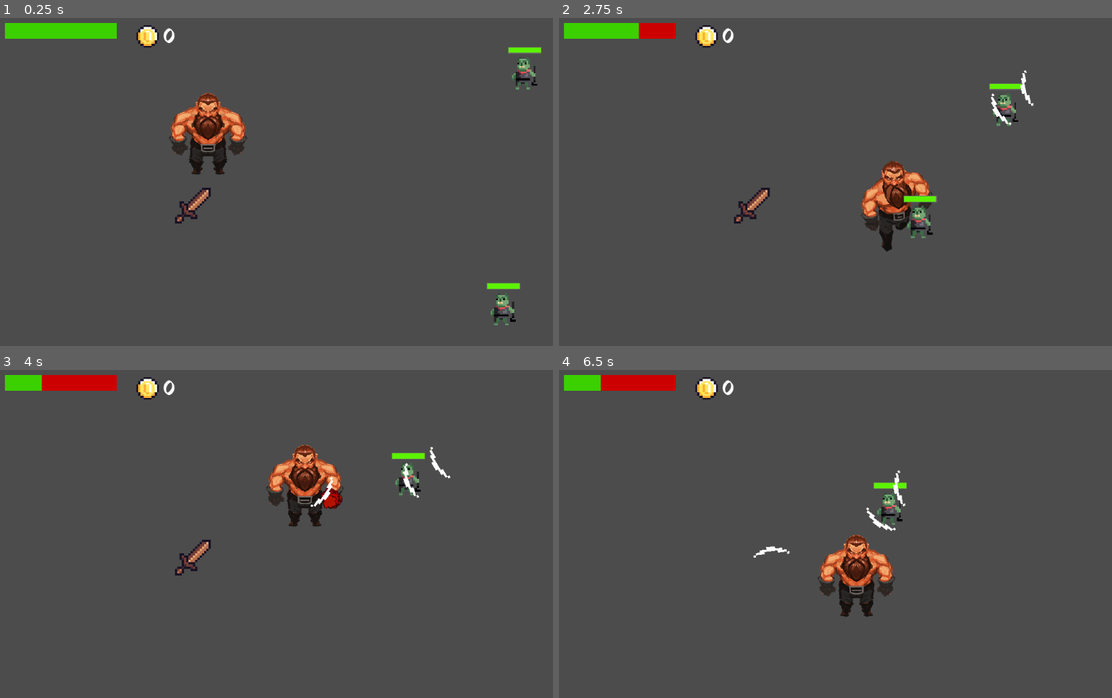
Above: before the commit, frames 1-4 (two rows, left to right).
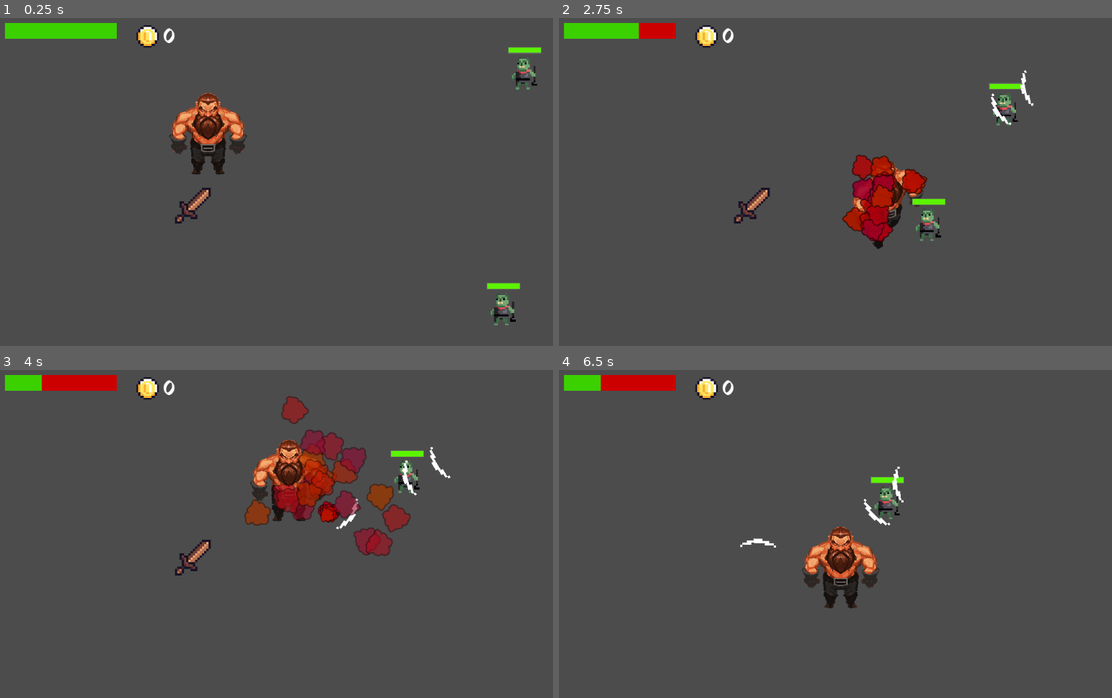
Above: after the commit, the same moments.

Repository: Alexander-Hjelm/journey-through-the-mines
Game: Godot game, scene res://Scenes/MainScene.tscn
Same seed, same stepped clock (60 frames per second), same inputs: the game is played once before the commit and once after it. After the commit the project has no main scene; this scene is started directly in both runs.
Inputs (mouse positions are in pixels of both pictures, inside the frame that each line leads up to):
- Up to frame 1 (0.25 s): no input
- Up to frame 2 (2.75 s): move the mouse to (968, 168) at 0.52 s; hold Right (ui_right) 0.53-1.28 s; hold U 0.53-1.28 s; move the mouse to (730, 201) at 1.27 s; hold Down (ui_down) 1.28-2.03 s; click (730, 201) at 1.35 s; tap U at 1.55 s; move the mouse to (901, 113) at 2.02 s; hold Right (ui_right) from 2.03 s (still down); hold U from 2.03 s (still down)
- Up to frame 3 (4 s): move the mouse to (259, 606) at 2.77 s; release Right (ui_right) at 2.78 s; release U at 2.78 s; hold Up (ui_up) 2.78-3.53 s; tap U at 2.85, 3.8 s; move the mouse to (458, 586) at 3.52 s; press the mouse at (458, 586) at 3.53 s; hold Left (ui_left) from 3.53 s (still down)
- Up to frame 4 (6.5 s): move the mouse to (675, 488) at 4.27 s; release the mouse at (675, 488) at 4.28 s; tap U at 4.35, 6.05 s; move the mouse to (874, 537) at 5.02 s; release Left (ui_left) at 5.03 s; hold Down (ui_down) 5.03-5.78 s; hold U 5.03-5.78 s; move the mouse to (758, 455) at 5.77 s; hold Right (ui_right) from 5.78 s (still down); click (758, 455) at 5.85 s

The runs differ from the first frame. In frame 1, 0.5% of the frame differs, in the area x 30-45%, y 22-47%; in frame 2, 3.1%; in frame 3, 5.9%, in the area x 44-77%, y 7-57%; in frame 4, 3.2%.

Commit message:
PlayerFixedRangeAndDeath/HitFX
PlayerSprite and SFX plus Death and HitFX functionality on actor. Check is_instance_valid() not null. Maybe not great practice but.... :P

Diff:
--- a/Scenes/GUI/HpBar.gd
+++ b/Scenes/GUI/HpBar.gd
@@ -10,5 +10,6 @@
 	_max_hp = _actor.max_hp
 
 func _process(delta):
-	var hp = _actor.hp
-	value = (hp/_max_hp)
+	if is_instance_valid(_actor):
+		var hp = _actor.hp
+		value = (hp/_max_hp)
--- a/Scenes/Monsters/EnemyCharacter.gd
+++ b/Scenes/Monsters/EnemyCharacter.gd
@@ -17,7 +17,7 @@
 
 func _process(delta):
 	# Character movement
-	if activated:
+	if activated and is_instance_valid(Global.player):
 		follow_and_attack_player()
 	else:
 		set_velocity(0,0)
--- a/Scenes/Monsters/EnemyMeleeCharacter.tscn
+++ b/Scenes/Monsters/EnemyMeleeCharacter.tscn
@@ -1,25 +1,26 @@
 [gd_scene load_steps=16 format=2]
 
 [ext_resource path="res://Scenes/Monsters/EnemyCharacter.gd" type="Script" id=1]
-[ext_resource path="res://Scenes/Projectile/SlashProjectile.tscn" type="PackedScene" id=2]
-[ext_resource path="res://Scenes/Monsters/Goblin/Goblin.png" type="Texture" id=3]
-[ext_resource path="res://Scenes/GUI/HpBar.gd" type="Script" id=4]
-[ext_resource path="res://Scenes/Monsters/DeathParticles.tscn" type="PackedScene" id=5]
+[ext_resource path="res://Scenes/Projectile/EnemySlash.tscn" type="PackedScene" id=2]
+[ext_resource path="res://Scenes/Monsters/DeathParticles.tscn" type="PackedScene" id=3]
+[ext_resource path="res://Scenes/Monsters/Goblin/Goblin.png" type="Texture" id=4]
+[ext_resource path="res://Scenes/GUI/HpBar.gd" type="Script" id=5]
 [ext_resource path="res://Scenes/Audio/RandomSFX.tscn" type="PackedScene" id=6]
 [ext_resource path="res://Audio/SFX/Voice/zombie_voice_groan_croak_01.wav" type="AudioStream" id=7]
 [ext_resource path="res://Audio/SFX/Voice/zombie_voice_groan_croak_02.wav" type="AudioStream" id=8]
 [ext_resource path="res://Audio/SFX/Voice/zombie_voice_groan_croak_03.wav" type="AudioStream" id=9]
 
 [sub_resource type="CircleShape2D" id=1]
+radius = 7.78809
 
 [sub_resource type="SpriteFrames" id=2]
 animations = [ {
-"frames": [ ExtResource( 3 ) ],
+"frames": [ ExtResource( 4 ) ],
 "loop": true,
 "name": "idle",
 "speed": 5.0
 }, {
-"frames": [ ExtResource( 3 ) ],
+"frames": [ ExtResource( 4 ) ],
 "loop": true,
 "name": "walk",
 "speed": 5.0
@@ -173,9 +174,11 @@
 
 [node name="EnemyCharacter" type="RigidBody2D"]
 collision_layer = 4
+collision_mask = 7
 mode = 2
 script = ExtResource( 1 )
 projectile = ExtResource( 2 )
+deathFX = ExtResource( 3 )
 tag = "Enemy"
 speed = 30.0
 
@@ -206,14 +209,15 @@
 custom_styles/bg = SubResource( 4 )
 max_value = 1.0
 percent_visible = false
-script = ExtResource( 4 )
+script = ExtResource( 5 )
 _actor_path = "../.."
 
-[node name="DeathParticles" parent="." instance=ExtResource( 5 )]
+[node name="DeathParticles" parent="." instance=ExtResource( 3 )]
+local_coords = false
 
 [node name="anim" type="AnimationPlayer" parent="."]
-anims/death = SubResource( 10 )
-anims/hit = SubResource( 11 )
+anims/death = SubResource( 5 )
+anims/hit = SubResource( 6 )
 
 [node name="MonsterSFX" parent="." instance=ExtResource( 6 )]
 sfx_1 = ExtResource( 7 )
--- a/Scenes/Monsters/EnemyRangedCharacter.tscn
+++ b/Scenes/Monsters/EnemyRangedCharacter.tscn
@@ -2,22 +2,23 @@
 
 [ext_resource path="res://Scenes/Monsters/EnemyCharacter.gd" type="Script" id=1]
 [ext_resource path="res://Scenes/Projectile/ArrowProjectile.tscn" type="PackedScene" id=2]
-[ext_resource path="res://Scenes/Monsters/Goblin/Goblin.png" type="Texture" id=3]
-[ext_resource path="res://Scenes/GUI/HpBar.gd" type="Script" id=4]
-[ext_resource path="res://Scenes/Monsters/EnemyAnim.tscn" type="PackedScene" id=5]
-[ext_resource path="res://Scenes/Audio/RandomSFX.tscn" type="PackedScene" id=6]
-[ext_resource path="res://Scenes/Monsters/DeathParticles.tscn" type="PackedScene" id=7]
+[ext_resource path="res://Scenes/Monsters/DeathParticles.tscn" type="PackedScene" id=3]
+[ext_resource path="res://Scenes/Monsters/Goblin/Goblin.png" type="Texture" id=4]
+[ext_resource path="res://Scenes/GUI/HpBar.gd" type="Script" id=5]
+[ext_resource path="res://Scenes/Monsters/EnemyAnim.tscn" type="PackedScene" id=6]
+[ext_resource path="res://Scenes/Audio/RandomSFX.tscn" type="PackedScene" id=7]
 
 [sub_resource type="CircleShape2D" id=1]
+radius = 7.30422
 
 [sub_resource type="SpriteFrames" id=2]
 animations = [ {
-"frames": [ ExtResource( 3 ) ],
+"frames": [ ExtResource( 4 ) ],
 "loop": true,
 "name": "idle",
 "speed": 5.0
 }, {
-"frames": [ ExtResource( 3 ) ],
+"frames": [ ExtResource( 4 ) ],
 "loop": true,
 "name": "walk",
 "speed": 5.0
@@ -41,9 +42,11 @@
 
 [node name="EnemyCharacter" type="RigidBody2D"]
 collision_layer = 4
+collision_mask = 7
 mode = 2
 script = ExtResource( 1 )
 projectile = ExtResource( 2 )
+deathFX = ExtResource( 3 )
 tag = "Enemy"
 speed = 15.0
 attack_proximity = 100.0
@@ -75,12 +78,12 @@
 custom_styles/bg = SubResource( 4 )
 max_value = 1.0
 percent_visible = false
-script = ExtResource( 4 )
+script = ExtResource( 5 )
 _actor_path = "../.."
 
-[node name="anim" parent="." instance=ExtResource( 5 )]
+[node name="anim" parent="." instance=ExtResource( 6 )]
 
-[node name="MonsterSFX" parent="." instance=ExtResource( 6 )]
+[node name="MonsterSFX" parent="." instance=ExtResource( 7 )]
 
-[node name="DeathParticles" parent="." instance=ExtResource( 7 )]
-position = Vector2( 2, 0 )
+[node name="DeathParticles" parent="." instance=ExtResource( 3 )]
+local_coords = false
--- /dev/null
+++ b/Scenes/Monsters/PlayerDeathParticlesWithSFX.tscn
@@ -0,0 +1,99 @@
+[gd_scene load_steps=12 format=2]
+
+[ext_resource path="res://GFX/Placeholder/FX/BigExploBlobs00000.png" type="Texture" id=1]
+[ext_resource path="res://Scenes/Audio/RandomSFX.tscn" type="PackedScene" id=2]
+[ext_resource path="res://Audio/SFX/Voice/voice_male_b_cry_high_01.wav" type="AudioStream" id=3]
+[ext_resource path="res://Audio/SFX/Voice/voice_male_b_cry_high_02.wav" type="AudioStream" id=4]
+[ext_resource path="res://Audio/SFX/Voice/voice_male_b_cry_high_03.wav" type="AudioStream" id=5]
+
+[sub_resource type="Gradient" id=1]
+colors = PoolColorArray( 0.699219, 0, 0, 1, 0.686275, 0.133333, 0.133333, 0 )
+
+[sub_resource type="GradientTexture" id=2]
+gradient = SubResource( 1 )
+
+[sub_resource type="Curve" id=3]
+_data = [ Vector2( 0, 0.4758 ), 0.0, 0.0, 0, 0, Vector2( 0.286654, 1 ), -0.453054, -0.453054, 0, 0, Vector2( 1, 0 ), 0.0, 0.0, 0, 0 ]
+
+[sub_resource type="CurveTexture" id=4]
+curve = SubResource( 3 )
+
+[sub_resource type="ParticlesMaterial" id=5]
+emission_shape = 1
+emission_sphere_radius = 1.0
+flag_disable_z = true
+spread = 180.0
+gravity = Vector3( 0, 0, 0 )
+initial_velocity = 100.0
+initial_velocity_random = 1.0
+orbit_velocity = 0.0
+orbit_velocity_random = 0.0
+damping = 40.0
+angle = 360.0
+angle_random = 1.0
+scale = 0.3
+scale_random = 0.01
+scale_curve = SubResource( 4 )
+color_ramp = SubResource( 2 )
+hue_variation = 0.08
+hue_variation_random = 1.0
+
+[sub_resource type="Animation" id=6]
+resource_name = "default"
+tracks/0/type = "value"
+tracks/0/path = NodePath(".:emitting")
+tracks/0/interp = 1
+tracks/0/loop_wrap = true
+tracks/0/imported = false
+tracks/0/enabled = true
+tracks/0/keys = {
+"times": PoolRealArray( 0 ),
+"transitions": PoolRealArray( 1 ),
+"update": 1,
+"values": [ true ]
+}
+tracks/1/type = "method"
+tracks/1/path = NodePath(".")
+tracks/1/interp = 1
+tracks/1/loop_wrap = true
+tracks/1/imported = false
+tracks/1/enabled = true
+tracks/1/keys = {
+"times": PoolRealArray( 1 ),
+"transitions": PoolRealArray( 1 ),
+"values": [ {
+"args": [  ],
+"method": "queue_free"
+} ]
+}
+tracks/2/type = "method"
+tracks/2/path = NodePath("RandomSFX")
+tracks/2/interp = 1
+tracks/2/loop_wrap = true
+tracks/2/imported = false
+tracks/2/enabled = true
+tracks/2/keys = {
+"times": PoolRealArray( 0 ),
+"transitions": PoolRealArray( 1 ),
+"values": [ {
+"args": [  ],
+"method": "_play_random_sfx"
+} ]
+}
+
+[node name="PlayerDeathParticles" type="Particles2D"]
+emitting = false
+amount = 20
+one_shot = true
+explosiveness = 1.0
+process_material = SubResource( 5 )
+texture = ExtResource( 1 )
+
+[node name="anim" type="AnimationPlayer" parent="."]
+autoplay = "default"
+anims/default = SubResource( 6 )
+
+[node name="RandomSFX" parent="." instance=ExtResource( 2 )]
+sfx_1 = ExtResource( 3 )
+sfx_2 = ExtResource( 4 )
+sfx_3 = ExtResource( 5 )
--- /dev/null
+++ b/Scenes/Projectile/EnemySlash.tscn
@@ -0,0 +1,9 @@
+[gd_scene load_steps=2 format=2]
+
+[ext_resource path="res://Scenes/Projectile/SlashProjectile.tscn" type="PackedScene" id=1]
+
+[node name="EnemySlash" instance=ExtResource( 1 )]
+
+[node name="Area2D" parent="." index="1"]
+collision_layer = 64
+collision_mask = 2
--- /dev/null
+++ b/Scenes/Projectile/PlayerSlash.tscn
@@ -0,0 +1,13 @@
+[gd_scene load_steps=2 format=2]
+
+[ext_resource path="res://Scenes/Projectile/SlashProjectile.tscn" type="PackedScene" id=1]
+
+[node name="PlayerSlash" instance=ExtResource( 1 )]
+
+[node name="slash" parent="." index="0"]
+offset = Vector2( 30, 0 )
+
+[node name="Area2D" parent="." index="1"]
+position = Vector2( 22.8485, 0 )
+collision_layer = 32
+collision_mask = 5
--- a/Scenes/Rooms/StandardRoom.gd
+++ b/Scenes/Rooms/StandardRoom.gd
@@ -8,6 +8,11 @@
 
 func _ready():
 	monster_count = $Enemies.get_child_count()
+
+
+func _input(event):
+	if Input.is_key_pressed(KEY_U):
+		get_tree().reload_current_scene()
 
 
 func check_enemy_amount():
--- a/player/Actor.gd
+++ b/player/Actor.gd
@@ -2,6 +2,10 @@
 class_name Actor # Needed for inheritance
 
 export(PackedScene) var projectile
+export(PackedScene) var deathFX
+export(PackedScene) var hitFX
+export var has_create_deathFX_instance = false
+export var has_create_hitFX_instance = false
 export(String) var tag
 
 export var attack_interval = 1.0
@@ -18,6 +22,7 @@
 var _boots : Item
 
 var animated_sprite
+
 
 var is_dead = false
 
@@ -85,7 +90,10 @@
 			$SwordSFX._play_random_sfx()
 
 func apply_damage(damage):
-
+	if has_create_hitFX_instance:
+		var hitFX_instance = hitFX.instance()
+		hitFX_instance.position = position
+		get_tree().get_root().add_child(hitFX_instance)
 	# Calculate damage
 	var def_modifer = defense_modifier
 	if _weapon != null:
@@ -102,6 +110,11 @@
 		_die()
 
 func _die():
+	is_dead = true
+	if has_create_deathFX_instance:
+		var deathFX_instance = deathFX.instance()
+		deathFX_instance.position = position
+		get_tree().get_root().add_child(deathFX_instance)
 	queue_free()
 
 func set_armor(armor : Item):
--- a/player/Player.tscn
+++ b/player/Player.tscn
@@ -1,27 +1,28 @@
-[gd_scene load_steps=16 format=2]
+[gd_scene load_steps=17 format=2]
 
 [ext_resource path="res://player/Player.gd" type="Script" id=1]
-[ext_resource path="res://Scenes/Projectile/SlashProjectile.tscn" type="PackedScene" id=2]
-[ext_resource path="res://GFX/Dwarf/dwarf_down_idle1.png" type="Texture" id=3]
-[ext_resource path="res://GFX/Dwarf/dwarf_down_idle2.png" type="Texture" id=4]
-[ext_resource path="res://GFX/Dwarf/dwarf_down_walk1.png" type="Texture" id=5]
-[ext_resource path="res://GFX/Dwarf/dwarf_down_walk2.png" type="Texture" id=6]
-[ext_resource path="res://GFX/Dwarf/dwarf_down_walk3.png" type="Texture" id=7]
-[ext_resource path="res://GFX/Dwarf/dwarf_down_walk4.png" type="Texture" id=8]
-[ext_resource path="res://Scenes/Audio/RandomSFX.tscn" type="PackedScene" id=9]
-[ext_resource path="res://Audio/SFX/Sword/whoosh_swish_med_fast_01.wav" type="AudioStream" id=10]
-[ext_resource path="res://Audio/SFX/Sword/whoosh_swish_med_fast_02.wav" type="AudioStream" id=11]
-[ext_resource path="res://Audio/SFX/Sword/whoosh_swish_med_fast_03.wav" type="AudioStream" id=12]
-[ext_resource path="res://Audio/SFX/Sword/whoosh_swish_med_fast_04.wav" type="AudioStream" id=13]
+[ext_resource path="res://Scenes/Projectile/PlayerSlash.tscn" type="PackedScene" id=2]
+[ext_resource path="res://Scenes/Monsters/PlayerDeathParticlesWithSFX.tscn" type="PackedScene" id=3]
+[ext_resource path="res://GFX/Dwarf/dwarf_down_idle1.png" type="Texture" id=4]
+[ext_resource path="res://GFX/Dwarf/dwarf_down_idle2.png" type="Texture" id=5]
+[ext_resource path="res://GFX/Dwarf/dwarf_down_walk1.png" type="Texture" id=6]
+[ext_resource path="res://GFX/Dwarf/dwarf_down_walk2.png" type="Texture" id=7]
+[ext_resource path="res://GFX/Dwarf/dwarf_down_walk3.png" type="Texture" id=8]
+[ext_resource path="res://GFX/Dwarf/dwarf_down_walk4.png" type="Texture" id=9]
+[ext_resource path="res://Scenes/Audio/RandomSFX.tscn" type="PackedScene" id=10]
+[ext_resource path="res://Audio/SFX/Sword/whoosh_swish_med_fast_01.wav" type="AudioStream" id=11]
+[ext_resource path="res://Audio/SFX/Sword/whoosh_swish_med_fast_02.wav" type="AudioStream" id=12]
+[ext_resource path="res://Audio/SFX/Sword/whoosh_swish_med_fast_03.wav" type="AudioStream" id=13]
+[ext_resource path="res://Audio/SFX/Sword/whoosh_swish_med_fast_04.wav" type="AudioStream" id=14]
 
 [sub_resource type="SpriteFrames" id=1]
 animations = [ {
-"frames": [ ExtResource( 3 ), ExtResource( 4 ) ],
+"frames": [ ExtResource( 4 ), ExtResource( 5 ) ],
 "loop": true,
 "name": "idle",
 "speed": 5.0
 }, {
-"frames": [ ExtResource( 5 ), ExtResource( 6 ), ExtResource( 7 ), ExtResource( 8 ) ],
+"frames": [ ExtResource( 6 ), ExtResource( 7 ), ExtResource( 8 ), ExtResource( 9 ) ],
 "loop": true,
 "name": "walk",
 "speed": 12.0
@@ -32,10 +33,15 @@
 
 [node name="Player" type="RigidBody2D"]
 collision_layer = 2
+collision_mask = 5
 mode = 2
 gravity_scale = 0.0
 script = ExtResource( 1 )
 projectile = ExtResource( 2 )
+deathFX = ExtResource( 3 )
+hitFX = ExtResource( 3 )
+has_create_deathFX_instance = true
+has_create_hitFX_instance = true
 tag = "Player"
 attack_interval = 0.2
 speed = 40.0
@@ -44,14 +50,15 @@
 scale = Vector2( 0.2, 0.2 )
 frames = SubResource( 1 )
 animation = "idle"
+frame = 1
 playing = true
 
 [node name="CollisionShape2D" type="CollisionShape2D" parent="."]
 shape = SubResource( 2 )
 
-[node name="SwordSFX" parent="." instance=ExtResource( 9 )]
-sfx_1 = ExtResource( 10 )
-sfx_2 = ExtResource( 11 )
-sfx_3 = ExtResource( 12 )
-sfx_4 = ExtResource( 13 )
+[node name="SwordSFX" parent="." instance=ExtResource( 10 )]
+sfx_1 = ExtResource( 11 )
+sfx_2 = ExtResource( 12 )
+sfx_3 = ExtResource( 13 )
+sfx_4 = ExtResource( 14 )
 random_sfx_to_play = 4
--- a/project.godot
+++ b/project.godot
@@ -29,7 +29,7 @@
 "language": "GDScript",
 "path": "res://player/Player.gd"
 }, {
-"base": "Reference",
+"base": "Node2D",
 "class": "Projectile",
 "language": "GDScript",
 "path": "res://Scenes/Projectile/Projectile.gd"
@@ -57,12 +57,36 @@
 [application]
 
 config/name="journey-through-the-mines"
-run/main_scene="res://Scenes/MainScene.tscn"
+run/main_scene="res://MainScene.tscn"
 config/icon="res://icon.png"
 
 [autoload]
 
 Global="*res://Global.gd"
+SceneChanger="*res://Scenes/Utilities/SceneChanger.tscn"
+
+[importer_defaults]
+
+texture={
+"compress/bptc_ldr": 0,
+"compress/hdr_mode": 0,
+"compress/lossy_quality": 0.7,
+"compress/mode": 0,
+"compress/normal_map": 0,
+"detect_3d": false,
+"flags/anisotropic": false,
+"flags/filter": false,
+"flags/mipmaps": false,
+"flags/repeat": 0,
+"flags/srgb": 2,
+"process/HDR_as_SRGB": false,
+"process/fix_alpha_border": true,
+"process/invert_color": false,
+"process/premult_alpha": false,
+"size_limit": 0,
+"stream": false,
+"svg/scale": 1.0
+}
 
 [input]
 
@@ -72,6 +96,15 @@
  ]
 }
 
+[layer_names]
+
+2d_physics/layer_1="Terrain"
+2d_physics/layer_2="Player"
+2d_physics/layer_3="Enemy"
+2d_physics/layer_5="Interaction"
+2d_physics/layer_6="PlayerProjectiles"
+2d_physics/layer_7="EnemyProjectiles"
+
 [rendering]
 
 environment/default_environment="res://default_env.tres"
Not shown, added: Audio/SFX/Voice/voice_male_b_cry_high_01.wav.import
Not shown, added: Audio/SFX/Voice/voice_male_b_cry_high_02.wav.import
Not shown, added: Audio/SFX/Voice/voice_male_b_cry_high_03.wav.import
Not shown: 2 places in Scenes/Monsters/EnemyMeleeCharacter.tscn that only renumber resources
Not shown, added: Audio/SFX/Voice/voice_male_b_cry_high_01.wav
Not shown, added: Audio/SFX/Voice/voice_male_b_cry_high_02.wav
Not shown, added: Audio/SFX/Voice/voice_male_b_cry_high_03.wav
